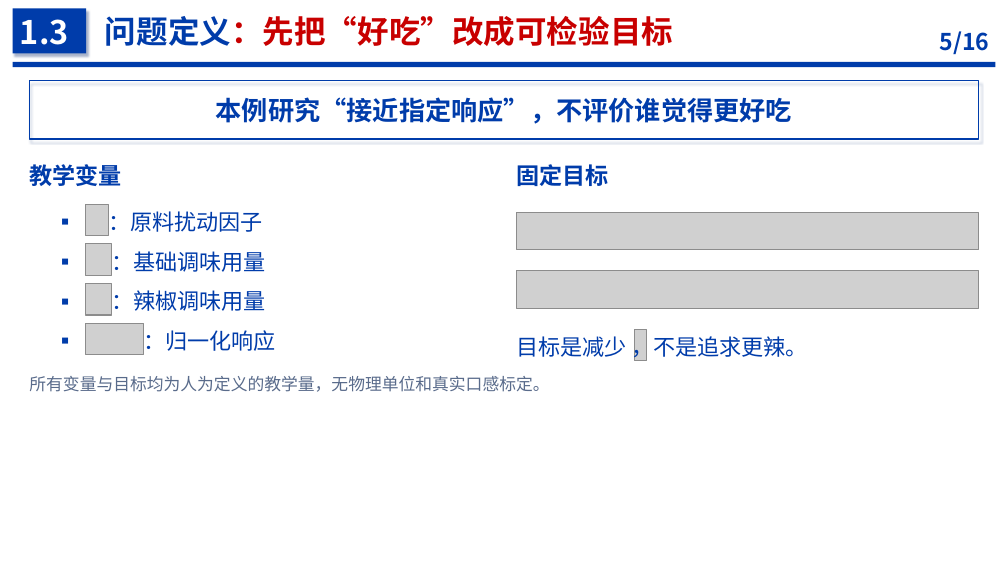
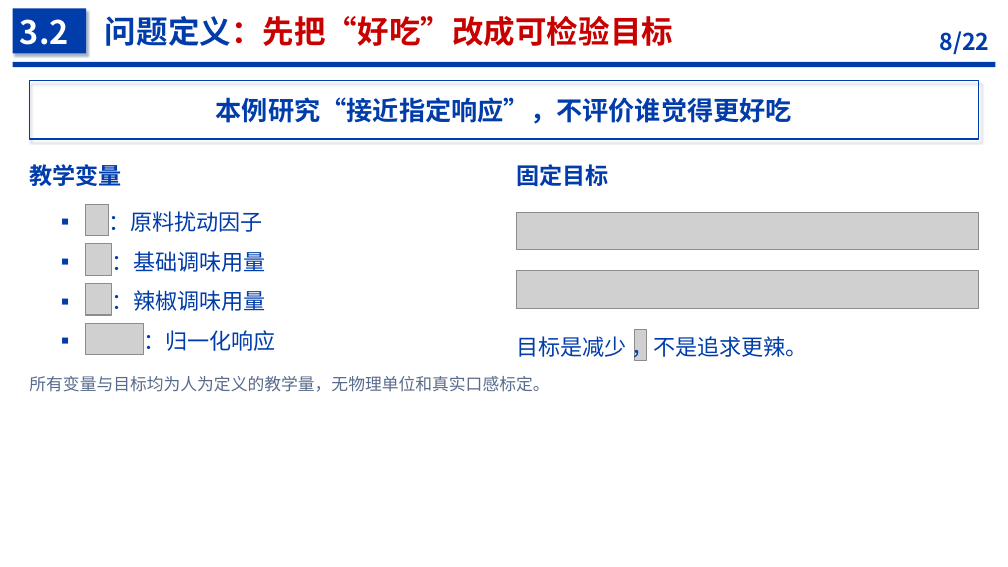
Before and after one commit to PaoShou-China/thesis-defense-slidev, a slide deck: slide 8 of template/examples/tomato/tomato-research.pptx (slide 5 before the commit). Drawn at 1008x567 pixels with LibreOffice and Linux fonts; fonts in the diff are those of the drawing; grey boxes stand for pictures. Boxes give left, top, right and bottom in pixels: in the first picture for what was removed or moved away, otherwise in the second. Text is boxed around its words. In the diff, an @@ line names an element or a change of style, - is before the commit and + after.

```diff
--- a/template/examples/tomato/tomato-research.pptx
+++ b/template/examples/tomato/tomato-research.pptx
@@ text at (20,19,69,45): text changed @@
-1.3
+3.2
@@ text at (940,31,990,55): text changed @@
-5/16
+8/22
```
Also in this commit, not shown: 11 other slides changed, 8 slides added, 2 slides removed, 44 other files.
